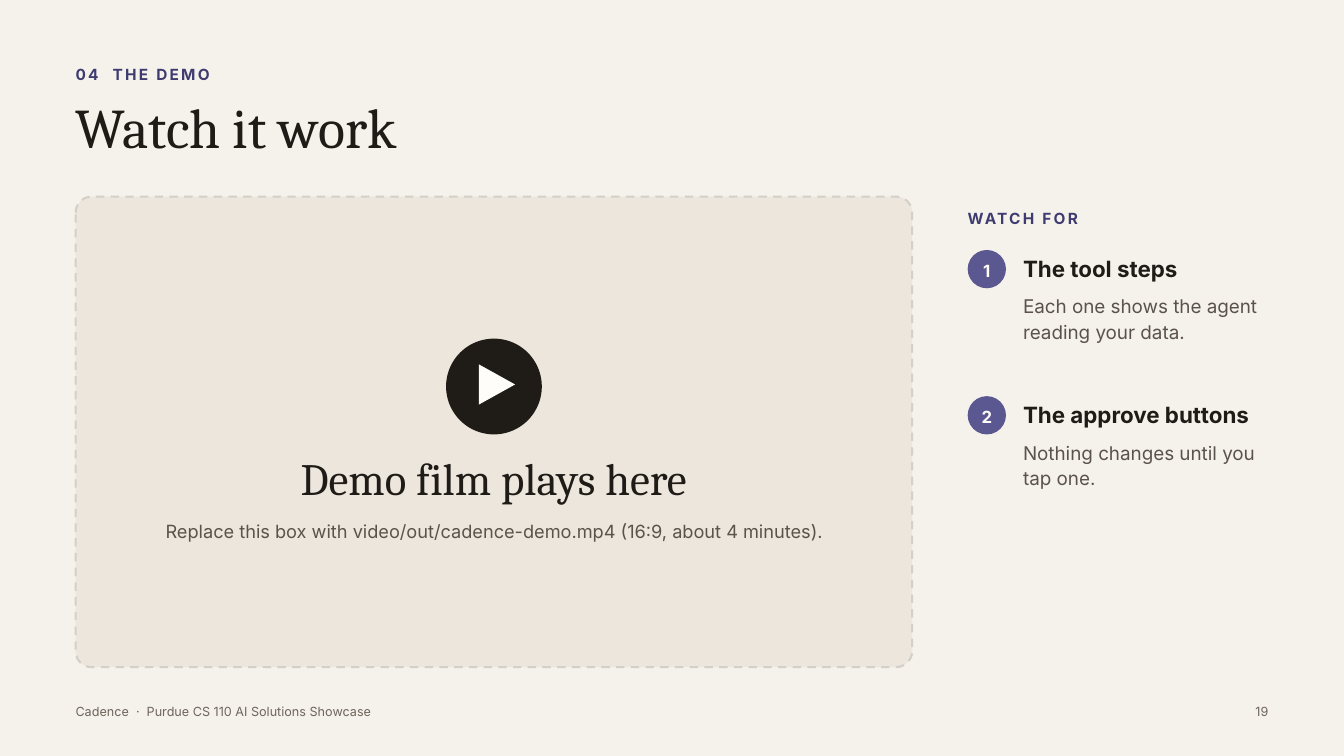
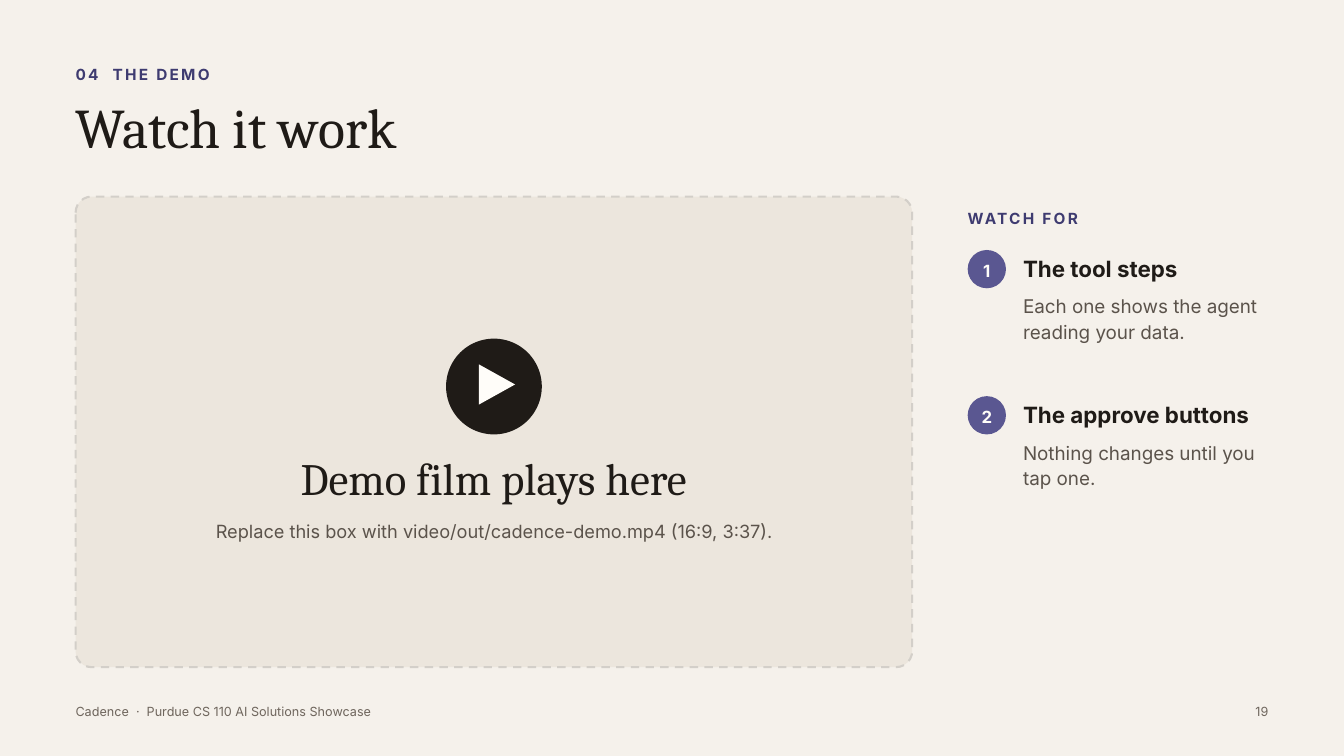
Before and after one commit to tarushvkodes/cadence, a slide deck: slide 19 of deck/Cadence-Capstone.pptx. Drawn at 1344x756 pixels with LibreOffice and Linux fonts; fonts in the diff are those of the drawing. Boxes give left, top, right and bottom in pixels: in the first picture for what was removed or moved away, otherwise in the second. Text is boxed around its words. In the diff, an @@ line names an element or a change of style, - is before the commit and + after.

```diff
--- a/deck/Cadence-Capstone.pptx
+++ b/deck/Cadence-Capstone.pptx
@@ text at (216,523,773,542): text changed @@
-Replace this box with video/out/cadence-demo.mp4 (16:9, about 4 minutes).
+Replace this box with video/out/cadence-demo.mp4 (16:9, 3:37).
```
Also in this commit, not shown: 2 other slides changed, 6 other files.
